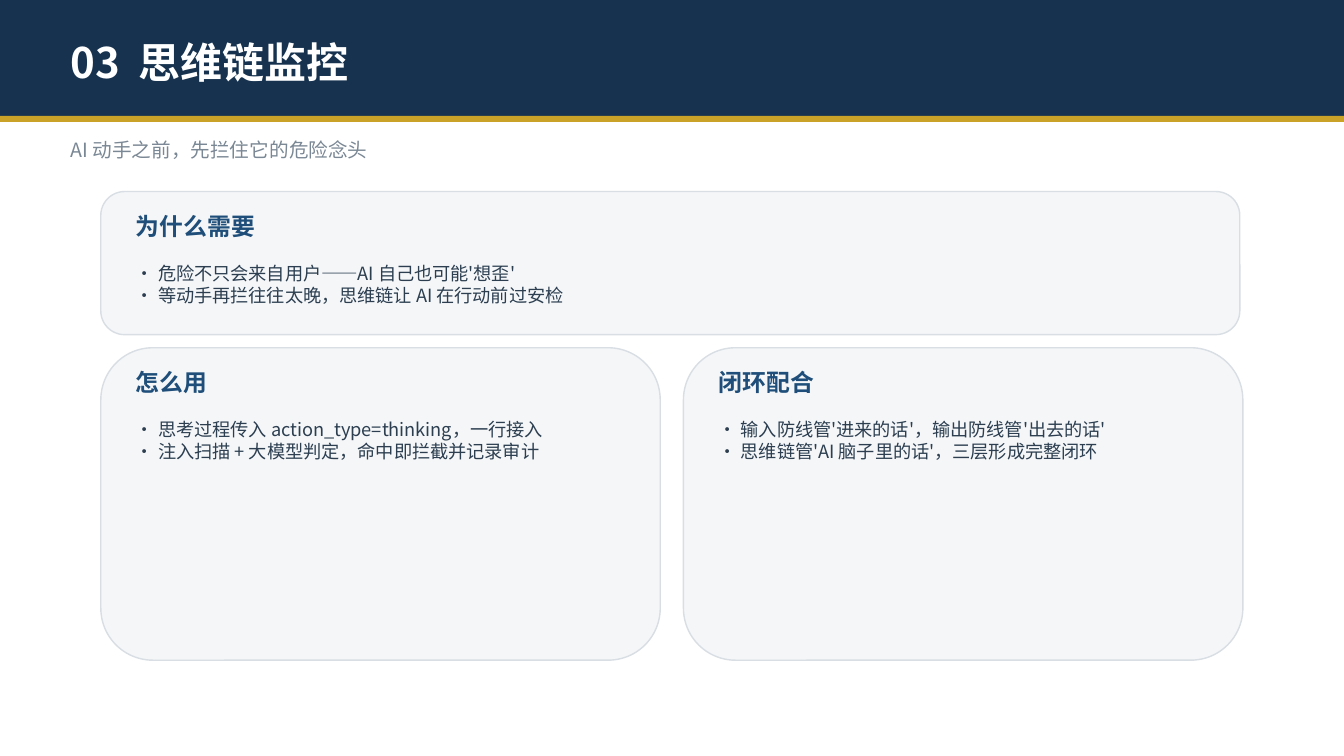
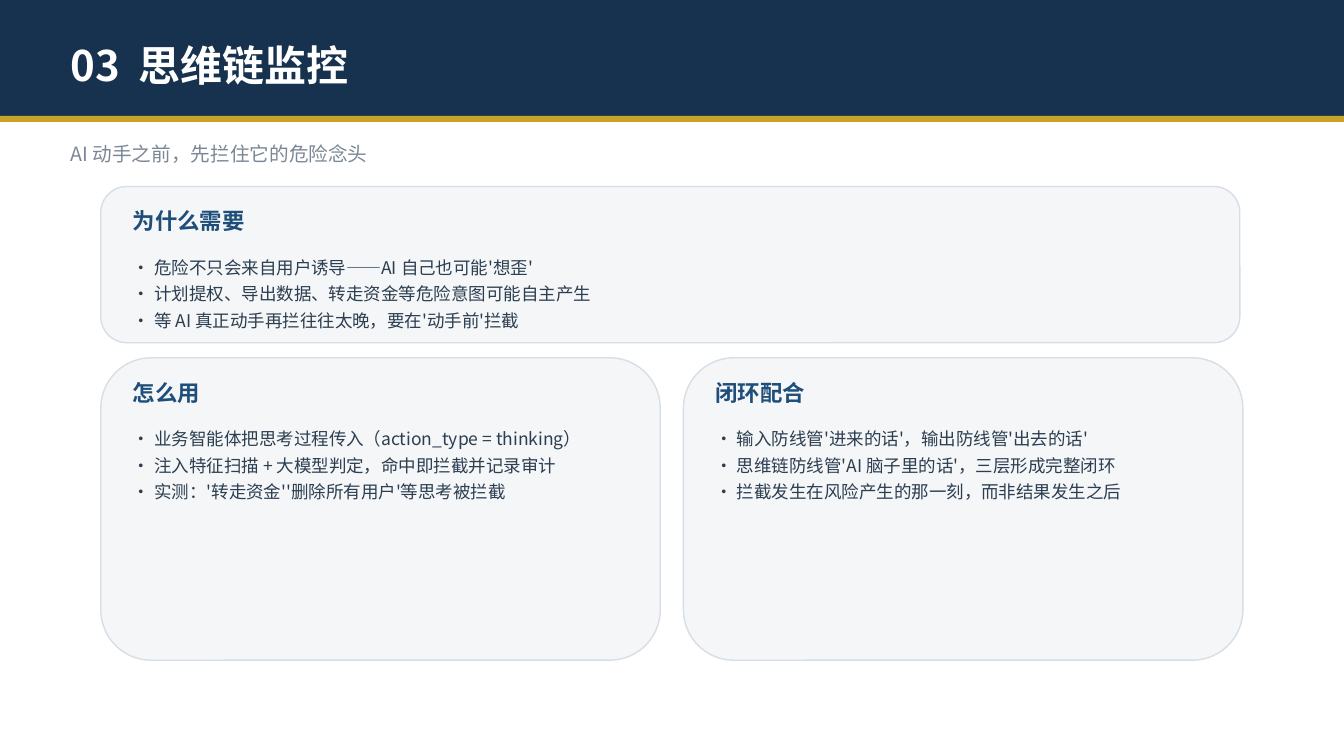
Before and after one commit to zhengyucheng-ktt/security-guard-agent, a slide deck: slide 11 of 安全交互守护智能体-演示.pptx. Drawn at 1344x756 pixels with LibreOffice and Linux fonts; fonts in the diff are those of the drawing. Boxes give left, top, right and bottom in pixels: in the first picture for what was removed or moved away, otherwise in the second. Text is boxed around its words. In the diff, an @@ line names an element or a change of style, - is before the commit and + after.

```diff
--- a/安全交互守护智能体-演示.pptx
+++ b/安全交互守护智能体-演示.pptx
@@ text "03 思维链监控" at <box>70,45,349,85</box>: line spacing 1 to 1.15 @@
@@ text "AI 动手之前，先拦住它的危险念头" at <box>70,144,367,163</box>: line spacing 1 to 1.15 @@
@@ rounded rectangle: place and size @@
-rounded rectangle at <box>101,192,1240,335</box>
+rounded rectangle at <box>101,187,1240,343</box>
@@ size 17 to 16 pt; line spacing 1 to 1.15 in 3 elements at <box>133,382,200,403</box>, <box>716,382,805,403</box>, <box>133,210,245,231</box> @@
@@ text at <box>154,259,591,329</box>: text changed; size 13 to 12.5 pt @@
-• 危险不只会来自用户——AI 自己也可能'想歪'
-• 等动手再拦往往太晚，思维链让 AI 在行动前过安检
+• 危险不只会来自用户诱导——AI 自己也可能'想歪'
+• 计划提权、导出数据、转走资金等危险意图可能自主产生
+• 等 AI 真正动手再拦往往太晚，要在'动手前'拦截
@@ rounded rectangle: place and size @@
-rounded rectangle at <box>101,348,660,660</box>
+rounded rectangle at <box>101,358,660,660</box>
@@ rounded rectangle: place and size @@
-rounded rectangle at <box>684,348,1243,660</box>
+rounded rectangle at <box>684,358,1243,660</box>
@@ text "怎么用": place and size @@
-text "怎么用" at <box>136,371,207,393</box>
+text "怎么用" at <box>133,382,200,403</box>
@@ text "闭环配合": place and size @@
-text "闭环配合" at <box>719,371,814,393</box>
+text "闭环配合" at <box>716,382,805,403</box>
@@ text at <box>154,430,581,500</box>: text changed; size 13 to 12.5 pt @@
-• 思考过程传入 action_type=thinking，一行接入
-• 注入扫描 + 大模型判定，命中即拦截并记录审计
+• 业务智能体把思考过程传入（action_type = thinking）
+• 注入特征扫描 + 大模型判定，命中即拦截并记录审计
+• 实测：'转走资金''删除所有用户'等思考被拦截
@@ text at <box>737,430,1088,447</box>: size 13 to 12.5 pt in "• 输入防线管'进来的话'，输出防线管'出去的话'"; line spacing 1 to 1.25 @@
@@ text at <box>737,457,1121,500</box>: text changed; size 13 to 12.5 pt @@
-• 思维链管'AI 脑子里的话'，三层形成完整闭环
+• 思维链防线管'AI 脑子里的话'，三层形成完整闭环
+• 拦截发生在风险产生的那一刻，而非结果发生之后
```
Also in this commit, not shown: 16 other slides changed, 9 other files.
